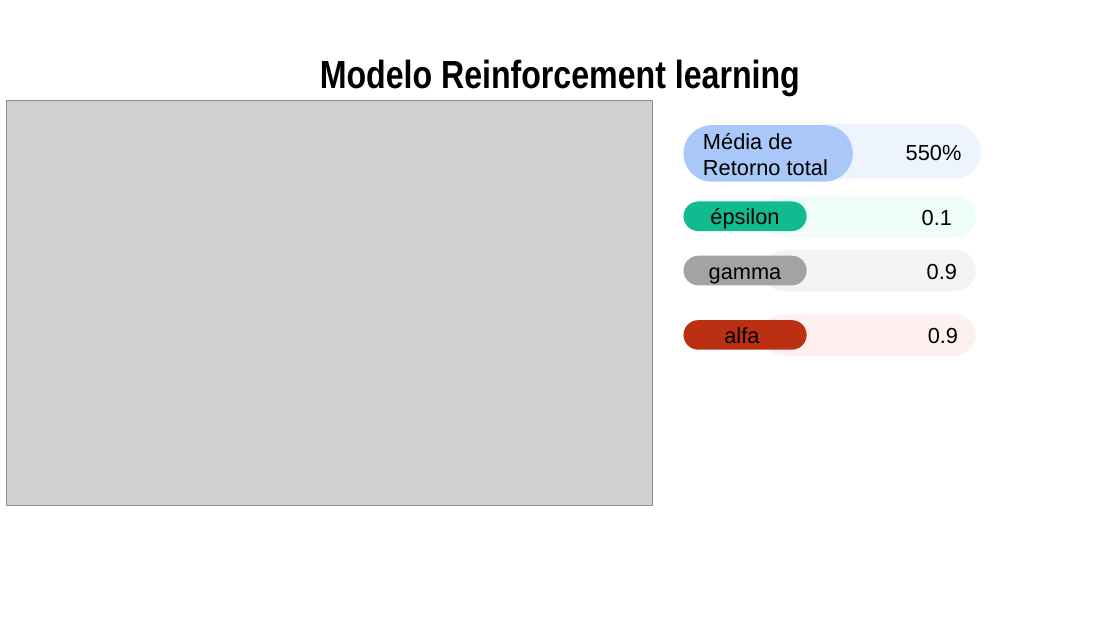
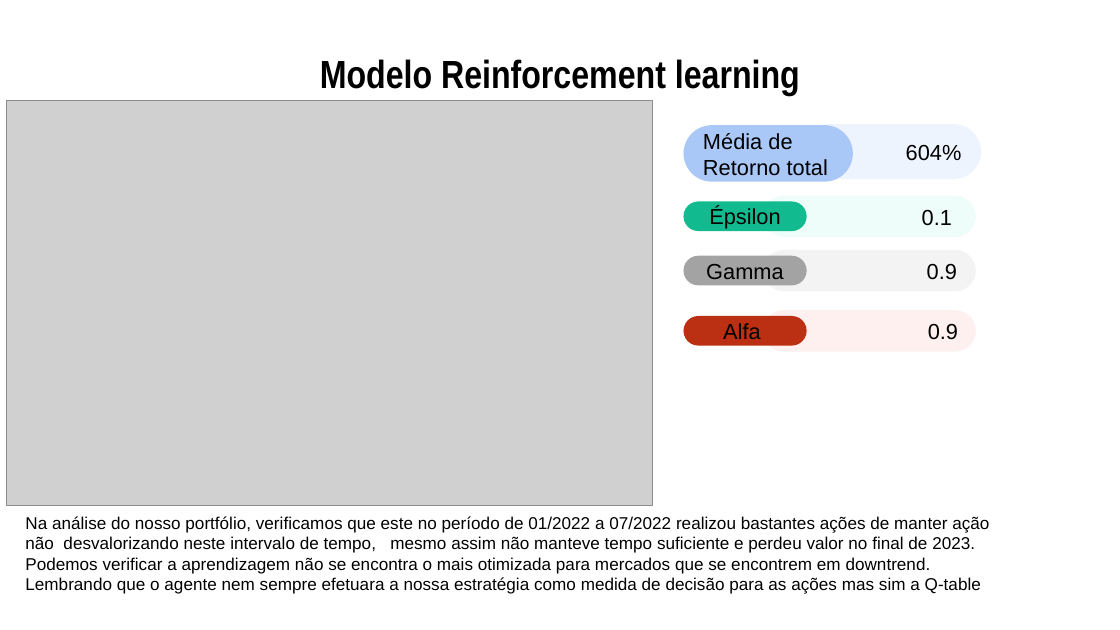
Before and after one commit to Groze2001/MCD, a slide deck: slide 6 of Otimizaçao_de_dados_para_bussiness_analytics/Machine Learning Infographics by Slidesgo.pptx. Drawn at 1120x630 pixels with LibreOffice and Linux fonts; fonts in the diff are those of the drawing; grey boxes stand for pictures. Boxes give left, top, right and bottom in pixels: in the first picture for what was removed or moved away, otherwise in the second. Text is boxed around its words. In the diff, an @@ line names an element or a change of style, - is before the commit and + after.

```diff
--- a/Otimizaçao_de_dados_para_bussiness_analytics/Machine Learning Infographics by Slidesgo.pptx
+++ b/Otimizaçao_de_dados_para_bussiness_analytics/Machine Learning Infographics by Slidesgo.pptx
@@ text in rounded rectangle at [906,144,962,161]: text changed @@
-550%
+604%
@@ text in rounded rectangle at [709,207,780,229]: text changed @@
-épsilon
+Épsilon
@@ text in rounded rectangle at [706,264,784,279]: text changed @@
-gamma
+Gamma
@@ rounded rectangle "Alfa": place and size @@
-rounded rectangle "Alfa" at [683,320,806,349]
+rounded rectangle "Alfa" at [683,316,806,345]
@@ text in rounded rectangle at [723,323,761,339]: text changed @@
-alfa
+Alfa
@@ rounded rectangle "0.9": place and size @@
-rounded rectangle "0.9" at [763,315,976,356]
+rounded rectangle "0.9" at [763,310,976,352]
@@ text added at [25,516,989,594], 11 pt, text #000000 @@
+Na análise do nosso portfólio, verificamos que este no período de 01/2022 a 07/2022 realizou bastantes ações de manter ação não desvalorizando neste intervalo de tempo, mesmo assim não manteve tempo suficiente e perdeu valor no final de 2023. Podemos verificar a aprendizagem não se encontra o mais otimizada para mercados que se encontrem em downtrend. Lembrando que o agente nem sempre efetuara a nossa estratégia como medida de decisão para as ações mas sim a Q-table
```
Also in this commit, not shown: 2 other slides changed, 27 slides removed, 1 other file.
